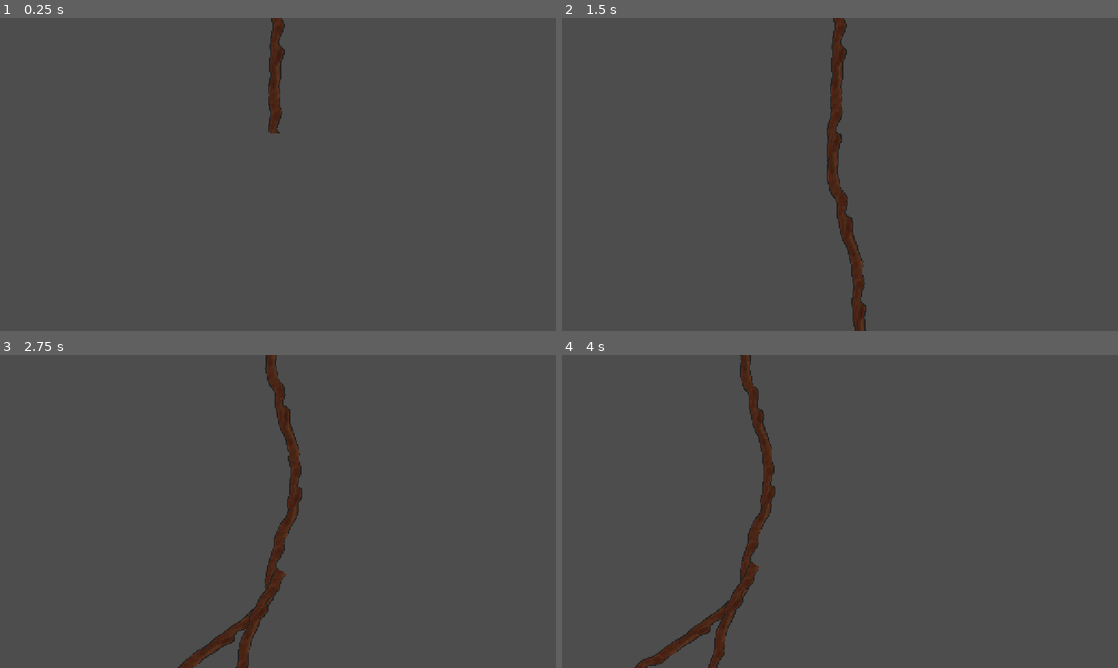
Above: before the commit, frames 1-4 (two rows, left to right).
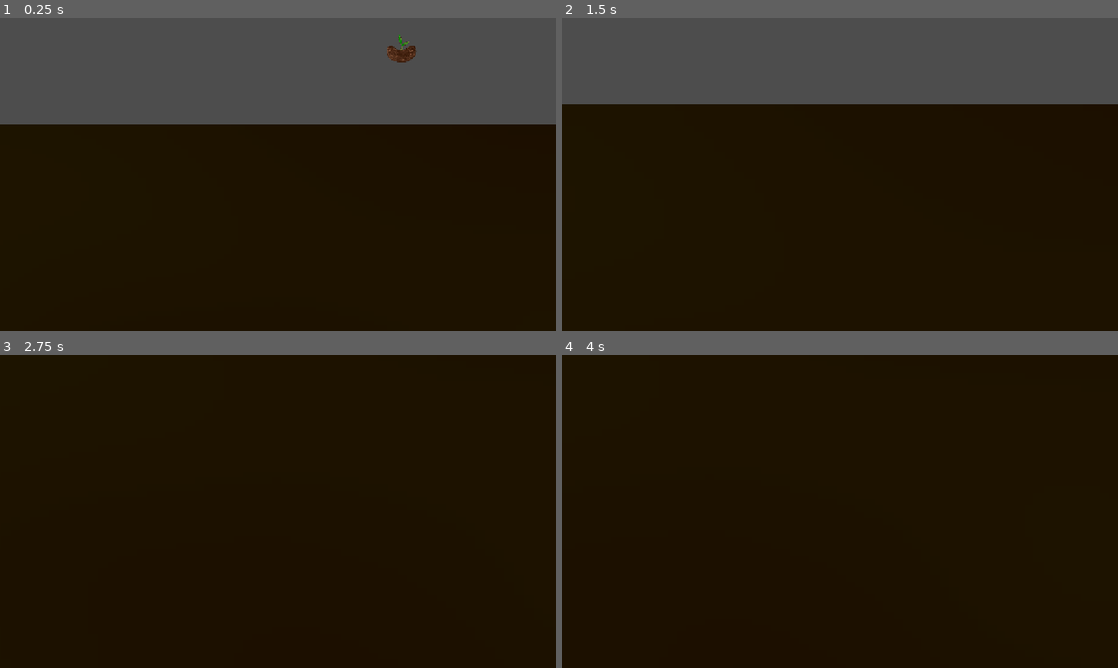
Above: after the commit, the same moments.

Repository: rootless-af/project-root
Game: Godot game, scene res://scenes/root_testbed.tscn
Two runs of this game, one before a commit and one after it. Both use one fixed random seed, a clock stepped at 60 frames per second and the inputs below. This scene is started directly instead of the project's main scene.
Inputs (mouse positions are in pixels of both pictures, inside the frame that each line leads up to):
- Up to frame 1 (0.25 s): no input
- Up to frame 2 (1.5 s): move the mouse to (962, 158) at 0.52 s; hold Mouse wheel up (camera_zoom_in) 0.53-1.25 s; click (962, 158) at 0.67 s; tap Mouse wheel down (camera_zoom_out) at 0.8 s; drag from (728, 190) to (812, 237) at 1.27 s
- Up to frame 3 (2.75 s): tap Enter at 2 s; move the mouse to (333, 442) at 2.02 s; hold S (camera_down) from 2.03 s (still down); click (333, 442) at 2.17 s; tap Mouse wheel down (camera_zoom_out) at 2.3 s
- Up to frame 4 (4 s): release S (camera_down) at 2.75 s; drag from (812, 574) to (673, 464) at 2.77 s; tap Space at 3.5 s; move the mouse to (1006, 558) at 3.52 s; hold D (camera_right) from 3.53 s (still down); click (1006, 558) at 3.67 s; tap Mouse wheel down (camera_zoom_out) at 3.8 s

The runs differ from the first frame. In frame 1, 67% of the frame differs, in the area x 0-100%, y 0-100%; in frame 2, 73%; in frame 3, 100%; in frame 4, 100%.

Commit message:
Seed is seedin and music is musicing (works :))))))

Diff:
--- a/prefabs/root.tscn
+++ b/prefabs/root.tscn
@@ -1,11 +1,11 @@
 [gd_scene format=3 uid="uid://d1pn0awo34ut7"]
 
 [ext_resource type="Script" uid="uid://ircm7q6ths2o" path="res://scripts/root.gd" id="1_734vk"]
-[ext_resource type="Texture2D" uid="uid://81io8t5d31qf" path="res://assets/textures/prototype_textures/Untitled.png" id="3_jg706"]
+[ext_resource type="Texture2D" uid="uid://ckhq0drxg1cfm" path="res://assets/textures/roots/Normal_Root_ROTATED.png" id="2_8djqx"]
 
 [node name="Root" type="Node2D" unique_id=1285881573]
 script = ExtResource("1_734vk")
-root_texture = ExtResource("3_jg706")
+root_texture = ExtResource("2_8djqx")
 
 [node name="RootLifetime" type="Timer" parent="." unique_id=714939160]
 
--- /dev/null
+++ b/prefabs/seed.tscn
@@ -0,0 +1,27 @@
+[gd_scene format=3 uid="uid://clu7cstpsyyh4"]
+
+[ext_resource type="Script" uid="uid://dq4cib4dqw3kg" path="res://scripts/seed.gd" id="1_ujo7y"]
+[ext_resource type="PackedScene" uid="uid://d1pn0awo34ut7" path="res://prefabs/root.tscn" id="2_dwh6c"]
+[ext_resource type="Texture2D" uid="uid://bokjk045cjg4w" path="res://assets/textures/seeds/normal_seed.png" id="3_rlkhx"]
+[ext_resource type="Texture2D" uid="uid://ekpht5bjd37h" path="res://assets/textures/seeds/Water_Seed.png" id="4_dqe5w"]
+
+[sub_resource type="CircleShape2D" id="CircleShape2D_t4pjw"]
+radius = 42.047592
+
+[node name="Seed" type="Node2D" unique_id=460068766]
+script = ExtResource("1_ujo7y")
+root_scene = ExtResource("2_dwh6c")
+seed_basic_texture = ExtResource("3_rlkhx")
+seed_water_texture = ExtResource("4_dqe5w")
+
+[node name="Area2D" type="Area2D" parent="." unique_id=1505769138]
+
+[node name="SeedSprite" type="Sprite2D" parent="Area2D" unique_id=1104324674]
+position = Vector2(0, -1.9073486e-06)
+scale = Vector2(0.15665802, 0.15665807)
+texture = ExtResource("3_rlkhx")
+
+[node name="SeedCollision" type="CollisionShape2D" parent="Area2D" unique_id=427301924]
+shape = SubResource("CircleShape2D_t4pjw")
+
+[connection signal="input_event" from="Area2D" to="." method="_on_seed_input_event"]
--- a/scenes/root_testbed.tscn
+++ b/scenes/root_testbed.tscn
@@ -2,11 +2,66 @@
 
 [ext_resource type="PackedScene" uid="uid://3kk5tnl4ya4j" path="res://prefabs/viewport_camera.tscn" id="1_u0w26"]
 [ext_resource type="PackedScene" uid="uid://d1pn0awo34ut7" path="res://prefabs/root.tscn" id="2_4bjpm"]
+[ext_resource type="Texture2D" uid="uid://ckhq0drxg1cfm" path="res://assets/textures/roots/Normal_Root_ROTATED.png" id="3_dlyo3"]
+[ext_resource type="Texture2D" uid="uid://c3j0236bv82mo" path="res://assets/textures/roots/Water_Root_ROTATED.png" id="4_ykmvj"]
+[ext_resource type="PackedScene" uid="uid://clu7cstpsyyh4" path="res://prefabs/seed.tscn" id="5_n0icb"]
+
+[sub_resource type="Gradient" id="Gradient_4bjpm"]
+offsets = PackedFloat32Array(0.13663663, 0.7822823)
+colors = PackedColorArray(0.10790006, 0.056860894, 1.8049032e-08, 1, 0.12156863, 0.09019608, 0.003921569, 1)
+
+[sub_resource type="FastNoiseLite" id="FastNoiseLite_14upv"]
+noise_type = 3
+fractal_lacunarity = 1.35
+fractal_gain = 0.74
+fractal_weighted_strength = 0.46
+
+[sub_resource type="NoiseTexture2D" id="NoiseTexture2D_t4pjw"]
+width = 2048
+height = 2028
+noise = SubResource("FastNoiseLite_14upv")
+color_ramp = SubResource("Gradient_4bjpm")
+
+[sub_resource type="RectangleShape2D" id="RectangleShape2D_t4pjw"]
+size = Vector2(34739, 39.5)
 
 [node name="RootTestbed" type="Node2D" unique_id=1355742889]
 
 [node name="ViewportCamera" parent="." unique_id=1012732459 instance=ExtResource("1_u0w26")]
 position = Vector2(640, 360)
 
-[node name="Root" parent="." unique_id=1285881573 instance=ExtResource("2_4bjpm")]
-position = Vector2(639, 74)
+[node name="Area2D" type="Area2D" parent="." unique_id=1847053134]
+position = Vector2(1153.5, 265.25)
+scale = Vector2(1, 0.9999999)
+collision_layer = 3
+collision_mask = 3
+
+[node name="PlaceholderTerrain" type="Sprite2D" parent="Area2D" unique_id=1358222686]
+position = Vector2(-474.5, 11129.185)
+scale = Vector2(16.38011, 10.994644)
+texture = SubResource("NoiseTexture2D_t4pjw")
+
+[node name="CollisionShape2D" type="CollisionShape2D" parent="Area2D" unique_id=1904284498]
+shape = SubResource("RectangleShape2D_t4pjw")
+
+[node name="water_root" parent="." unique_id=1274338579 instance=ExtResource("2_4bjpm")]
+visible = false
+position = Vector2(658, 247)
+growth_speed = 800.0
+root_texture = ExtResource("4_ykmvj")
+root_width = 150.0
+randomness = 0.05
+max_depth = 10000.0
+
+[node name="normal_root" parent="." unique_id=1285881573 instance=ExtResource("2_4bjpm")]
+visible = false
+position = Vector2(429, 247)
+growth_speed = 800.0
+segment_length = 32.0
+root_texture = ExtResource("3_dlyo3")
+root_width = 150.0
+randomness = 0.25
+max_depth = 10000.0
+
+[node name="Seed" parent="." unique_id=460068766 instance=ExtResource("5_n0icb")]
+position = Vector2(924, 72)
--- /dev/null
+++ b/scripts/seed.gd
@@ -0,0 +1,182 @@
+extends Node2D
+
+# -- Refs --
+@onready var seed_sprite: Sprite2D = $Area2D/SeedSprite
+@onready var seed_area: Area2D = $Area2D
+
+@export_group("Settings")
+
+# -- Seed Types --
+enum SeedType {
+	NORMAL,
+	WATER,
+	FIREPLANT,
+}
+@export var seed_type: SeedType = SeedType.NORMAL;
+
+# -- Falling --
+@export var gravity: float = 1200.0;
+@export var max_falling_speed: float = 1000.0;
+
+var velocity: Vector2 = Vector2.ZERO;
+
+# -- Dragging --
+var is_dragging: bool = false;
+var is_falling: bool = false;
+var is_planted: bool = false;
+
+var drag_offset: Vector2 = Vector2.ZERO;
+
+# -- Ground Detection --
+
+const GROUND_MASK := 2; # Collision layer
+
+@export var seed_bottom_offset: float = 16.0; # Distance from seed container to its bottom
+@export var ground_ray_length: float = 20.0;
+
+# -- Resources --
+@export_group("Resources")
+@export var root_scene: PackedScene;
+
+@export_group("Seed Textures")
+@export var seed_basic_texture: Texture2D;
+@export var seed_water_texture: Texture2D;
+@export var seed_fire_texture: Texture2D;
+
+func _ready() -> void:
+	setup_seed();
+
+func setup_seed() -> void:
+	match seed_type:
+		SeedType.NORMAL:
+			seed_sprite.texture = seed_basic_texture;
+		SeedType.WATER:
+			seed_sprite.texture = seed_water_texture;
+		SeedType.FIREPLANT:
+			pass
+		_:
+			seed_sprite.texture = seed_basic_texture;
+
+func _on_seed_input_event(
+	_viewport: Node,
+	event: InputEvent,
+	_shape_idx: int
+) -> void:
+	if is_planted:
+		return;
+
+	if event is InputEventMouseButton:
+		if event.button_index == MOUSE_BUTTON_LEFT and event.is_pressed():
+			start_drag(event.position);
+
+func start_drag(mouse_position: Vector2) -> void:
+	is_dragging = true;
+	is_falling = false;
+	velocity = Vector2.ZERO;
+
+	# Keeps the seed from snapping to cursor directly
+	# drag_offset = global_position - mouse_position;
+
+func _input(event: InputEvent) -> void:
+	# We handle the mouse release globally cuz cursor might
+	# have moved outside the seed while draggin
+	if not is_dragging:
+		return;
+
+	if event is InputEventMouseButton:
+		if event.button_index == MOUSE_BUTTON_LEFT:
+			if not event.pressed:
+				release_seed();
+
+func release_seed() -> void:
+	is_dragging = false;
+	is_falling = true;
+	velocity = Vector2.ZERO;
+
+func _physics_process(delta: float) -> void:
+	if is_planted:
+		return;
+	if is_dragging:
+		update_dragging();
+	elif is_falling:
+		update_falling(delta);
+
+func update_dragging() -> void:
+	var mouse_position := get_global_mouse_position();
+
+	global_position = mouse_position + drag_offset;
+
+func update_falling(delta: float) -> void:
+	# Gravity
+	velocity.y += gravity * delta;
+	velocity.y = min(velocity.y, max_falling_speed);
+
+	# Calculate where the seed would move this frame
+	var movement := velocity * delta;
+	var next_position := global_position + movement;
+
+	# Check wether the seed will hit the ground.
+	var hit := check_ground(next_position);
+
+	if hit:
+		plant(hit.position);
+		return;
+
+	global_position = next_position;
+
+func check_ground(next_position: Vector2) -> Dictionary:
+	var space_state := get_world_2d().direct_space_state;
+
+	# Start the ray at the bootom of the seed
+	var ray_start := (
+		next_position +
+		Vector2.DOWN * seed_bottom_offset
+	)
+
+	var ray_end := (
+		ray_start +
+		Vector2.DOWN * ground_ray_length
+	)
+
+	var query := PhysicsRayQueryParameters2D.create(
+		ray_start,
+		ray_end,
+		GROUND_MASK
+	)
+
+	# We want to detect Ground Area2D
+	query.collide_with_areas = true;
+	query.collide_with_bodies = false;
+
+	# Dont hit ourselves lol
+	query.exclude = [seed_area.get_rid()]
+
+	return space_state.intersect_ray(query)
+
+func plant(ground_position: Vector2) -> void:
+	if is_planted:
+		return;
+
+	is_planted = true;
+	is_falling = false;
+	is_dragging = false;
+	velocity = Vector2.ZERO;
+
+	# Put the seed in da ground contact point
+	global_position = ground_position - Vector2.DOWN * seed_bottom_offset;
+
+	spawn_root();
+
+func spawn_root() -> void:
+	if root_scene == null:
+		push_error("Seed has no root_scene attached.");
+		return;
+
+	var root := root_scene.instantiate();
+
+	# Root and seed should be siblings. (Sweet home alabama)
+	get_parent().add_child(root);
+
+	root.global_position = global_position - Vector2(0,-115); # Magic fucking number
+
+	queue_free();
--- a/scripts/viewport_camera.gd
+++ b/scripts/viewport_camera.gd
@@ -4,7 +4,7 @@
 
 @export var default_speed:float = 100.0;
 @export var sprint_speed: float = 400.0;
-@export var zoom_strength:float = 0.05;
+@export var zoom_strength:float = 0.01;
 @export var min_zoom:float = 2.0;
 @export var max_zoom:float = 0.1;
 @export var is_sprint_toggle:bool = false
@@ -53,14 +53,14 @@
 		# -- Camera Zoom --
 		if not zoom_strength:
 			return
-		elif Input.is_action_just_pressed("camera_zoom_in"):
+		elif Input.is_action_pressed("camera_zoom_in"):
 			if zoom == Vector2(max_zoom, max_zoom):
 				return;
 			elif zoom + Vector2(zoom_strength, zoom_strength) > Vector2(max_zoom, max_zoom):
 				zoom = Vector2(max_zoom, max_zoom)
 			else:
 				zoom += Vector2(zoom_strength, zoom_strength);
-		elif Input.is_action_just_pressed("camera_zoom_out"):
+		elif Input.is_action_pressed("camera_zoom_out"):
 			if zoom == Vector2(min_zoom, min_zoom):
 				return;
 			elif zoom - Vector2(zoom_strength, zoom_strength) < Vector2(min_zoom, min_zoom):
Not shown, added: assets/sound/music/background01_base_70bpm.mp3.import
Not shown, added: assets/sound/music/background01_l1_70bpm.mp3.import
Not shown, added: assets/sound/music/background01_l2_70bpm.mp3.import
Binary file added: assets/textures/prototype_textures/seed_proto.png
Not shown, added: assets/textures/prototype_textures/seed_proto.png.import
Binary file added: assets/textures/roots/Normal_Root.png
Not shown, added: assets/textures/roots/Normal_Root.png.import
Binary file added: assets/textures/roots/Normal_Root_ROTATED.png
Not shown, added: assets/textures/roots/Normal_Root_ROTATED.png.import
Binary file added: assets/textures/roots/Water_Root.png
Not shown, added: assets/textures/roots/Water_Root.png.import
Binary file added: assets/textures/roots/Water_Root_ROTATED.png
(and 11 more such lines)
